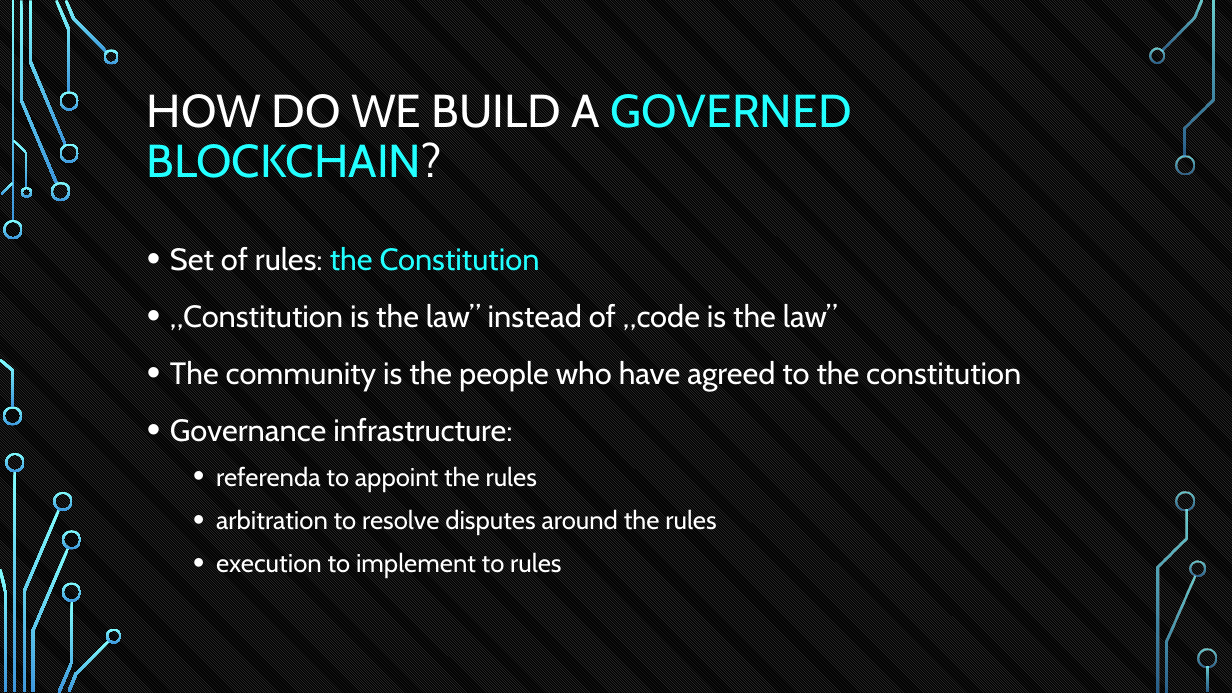
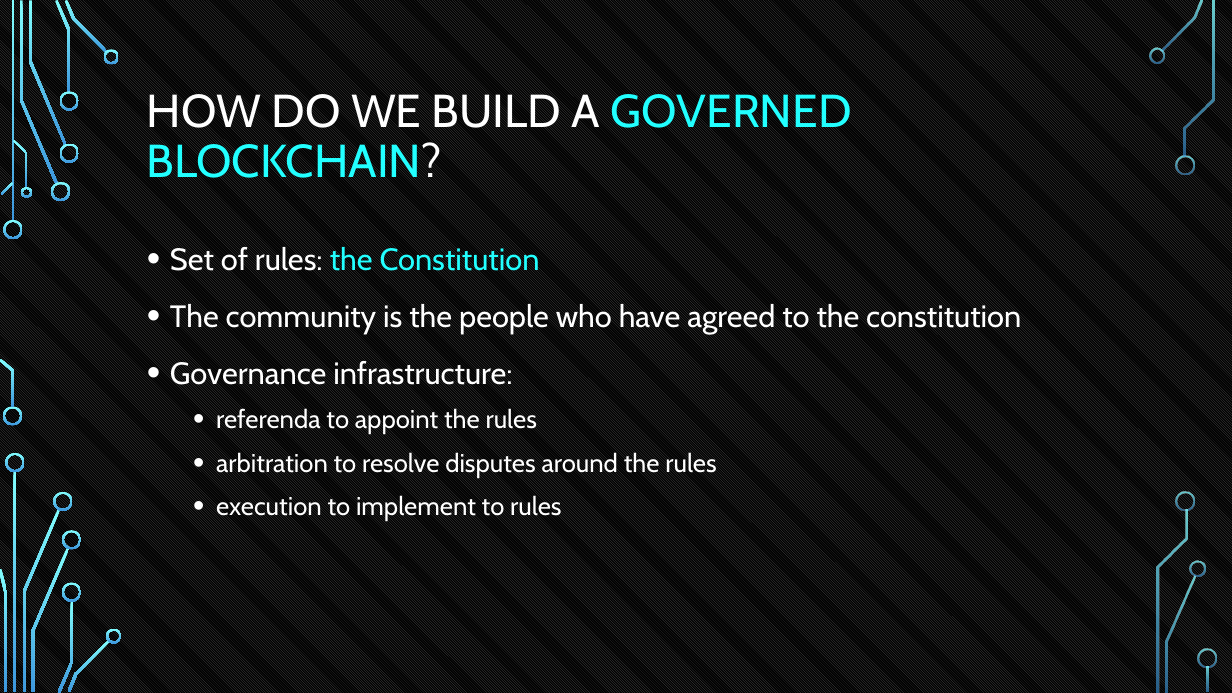
Before and after one commit to tokenika/tokenika.github.io, a slide deck: slide 17 of eostalk/EOS Talk BlockAliance.pptx. Drawn at 1232x693 pixels with LibreOffice and Linux fonts; fonts in the diff are those of the drawing; background and template pictures are left out. Boxes give left, top, right and bottom in pixels: in the first picture for what was removed or moved away, otherwise in the second. Text is boxed around its words. In the diff, an @@ line names an element or a change of style, - is before the commit and + after.

```diff
--- a/eostalk/EOS Talk BlockAliance.pptx
+++ b/eostalk/EOS Talk BlockAliance.pptx
@@ text at bbox=[170, 303, 838, 330]: paragraph removed @@
-• „Constitution is the law” instead of „code is the law”
```
Also in this commit, not shown: 6 other slides changed, 2 slides added, 3 other files.
